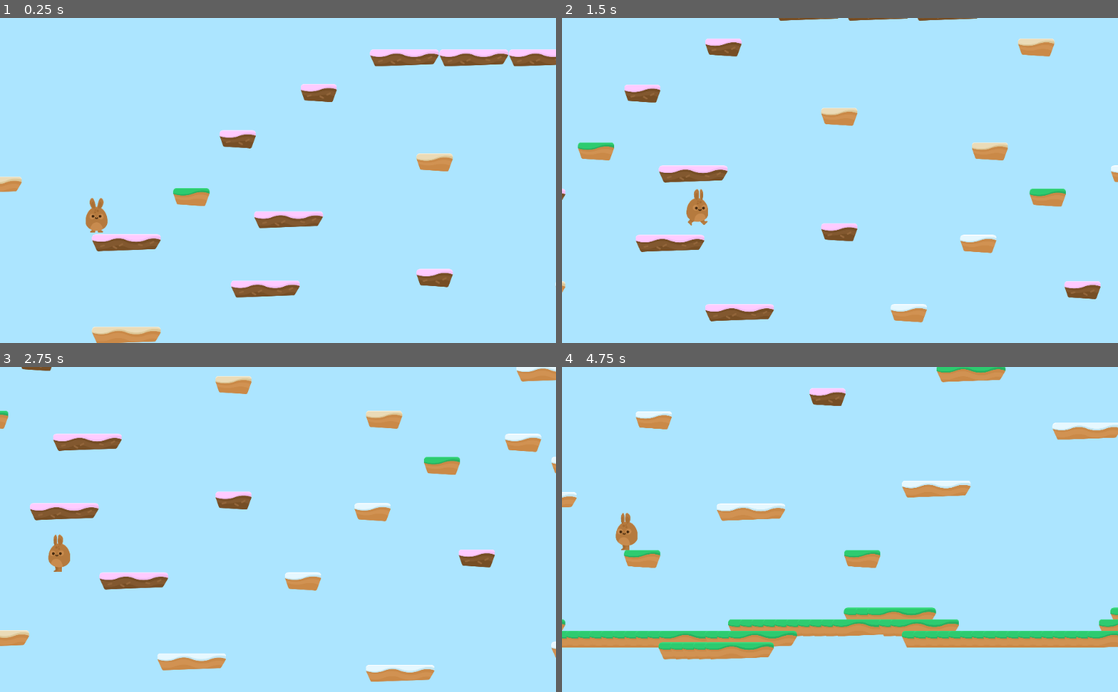
Above: before the commit, frames 1-4 (two rows, left to right).
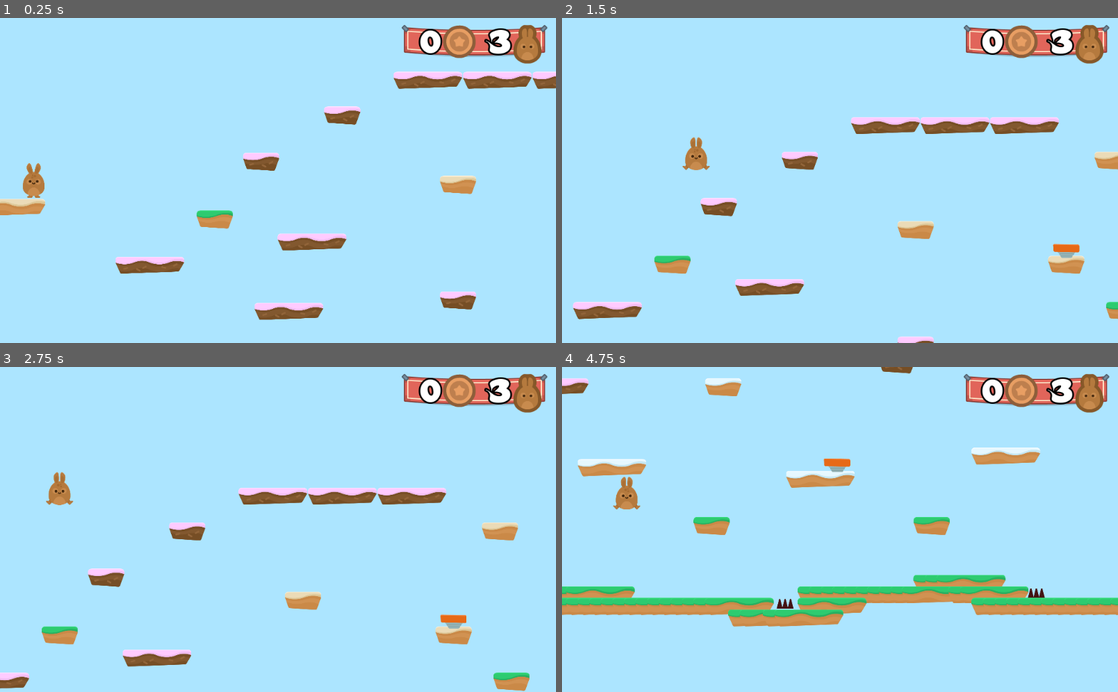
Above: after the commit, the same moments.

Repository: ilonanen/udemy_project_hoppy_days
Game: Godot game, scene res://Levels/Level1.tscn
Two runs of this game, one before a commit and one after it. Both use one fixed random seed, a clock stepped at 60 frames per second and the inputs below.
Inputs:
- Up to frame 1 (0.25 s): no input
- Up to frame 2 (1.5 s): hold W (jump) 0.53-1.28 s; hold D (right) from 0.53 s (still down); tap W (jump) at 1.35 s
- Up to frame 3 (2.75 s): tap W (jump) at 1.52, 1.82 s; release D (right) at 2.03 s; hold A (left) from 2.03 s (still down); hold W (jump) from 2.03 s (still down)
- Up to frame 4 (4.75 s): release A (left) at 2.78 s; release W (jump) at 2.78 s; hold D (right) 2.78-4.28 s; tap W (jump) at 2.85, 3.02, 3.32, 4.35, 4.52 s; hold W (jump) 3.53-4.28 s; hold A (left) from 4.28 s (still down)

The runs differ from the first frame. In frame 1, 13% of the frame differs, in the area x 0-100%, y 2-100%; in frame 2, 13%; in frame 3, 13%; in frame 4, 24%, in the area x 0-100%, y 0-90%.

Commit message:
With user interface

Diff:
--- /dev/null
+++ b/GUI/GUI.gd
@@ -0,0 +1,7 @@
+extends CanvasLayer
+
+func _ready():
+	$Control/TextureRect/HBoxContainer/LifeCount.text = "3"
+
+func update_lives(lives_left):
+	$Control/TextureRect/HBoxContainer/LifeCount.text = str(lives_left)
--- /dev/null
+++ b/GUI/GUI.tscn
@@ -0,0 +1,78 @@
+[gd_scene load_steps=7 format=2]
+
+[ext_resource path="res://GFX/HUD/bannerHanging.png" type="Texture" id=1]
+[ext_resource path="res://GFX/HUD/coin_bronze.png" type="Texture" id=2]
+[ext_resource path="res://GFX/HUD/lifes.png" type="Texture" id=3]
+[ext_resource path="res://Fonts/candles_.ttf" type="DynamicFontData" id=4]
+[ext_resource path="res://GUI/GUI.gd" type="Script" id=5]
+
+[sub_resource type="DynamicFont" id=1]
+size = 60
+outline_size = 3
+outline_color = Color( 0, 0, 0, 1 )
+font_data = ExtResource( 4 )
+
+[node name="GUI" type="CanvasLayer" groups=[
+"GUI",
+]]
+script = ExtResource( 5 )
+
+[node name="Control" type="Control" parent="."]
+anchor_right = 1.0
+anchor_bottom = 1.0
+margin_top = -5.2973
+margin_bottom = -5.2973
+__meta__ = {
+"_edit_use_anchors_": false
+}
+
+[node name="TextureRect" type="TextureRect" parent="Control"]
+anchor_left = 1.0
+anchor_right = 1.0
+margin_left = -284.0
+margin_top = 18.0
+margin_bottom = 59.0
+texture = ExtResource( 1 )
+__meta__ = {
+"_edit_use_anchors_": false
+}
+
+[node name="HBoxContainer" type="HBoxContainer" parent="Control/TextureRect"]
+anchor_right = 1.0
+anchor_bottom = 1.0
+margin_left = 12.0
+margin_right = -27.0
+margin_bottom = -12.0
+alignment = 1
+__meta__ = {
+"_edit_use_anchors_": false
+}
+
+[node name="CoinCount" type="Label" parent="Control/TextureRect/HBoxContainer"]
+margin_right = 60.0
+margin_bottom = 77.0
+size_flags_horizontal = 3
+custom_fonts/font = SubResource( 1 )
+text = "0"
+align = 2
+
+[node name="CoinIcon" type="TextureRect" parent="Control/TextureRect/HBoxContainer"]
+margin_left = 64.0
+margin_right = 124.0
+margin_bottom = 77.0
+texture = ExtResource( 2 )
+
+[node name="LifeCount" type="Label" parent="Control/TextureRect/HBoxContainer"]
+margin_left = 128.0
+margin_right = 189.0
+margin_bottom = 77.0
+size_flags_horizontal = 3
+custom_fonts/font = SubResource( 1 )
+text = "0"
+align = 2
+
+[node name="LifeIcon" type="TextureRect" parent="Control/TextureRect/HBoxContainer"]
+margin_left = 193.0
+margin_right = 245.0
+margin_bottom = 77.0
+texture = ExtResource( 3 )
--- /dev/null
+++ b/Hazards/Hazards.gd
@@ -0,0 +1,6 @@
+extends Area2D
+
+
+func _on_SpikeTop_body_entered(body):
+#	body.hurt()
+	get_tree().call_group("Gamestate", "hurt")
--- /dev/null
+++ b/Hazards/SpikeBottom.tscn
@@ -0,0 +1,12 @@
+[gd_scene load_steps=2 format=2]
+
+[ext_resource path="res://GFX/Environment/spikes_bottom.png" type="Texture" id=1]
+
+[node name="SpikeBottom" type="Area2D"]
+
+[node name="Sprite" type="Sprite" parent="."]
+modulate = Color( 0.356863, 0.0627451, 0.0627451, 1 )
+texture = ExtResource( 1 )
+
+[node name="CollisionPolygon2D" type="CollisionPolygon2D" parent="."]
+polygon = PoolVector2Array( -47.1312, -26.5726, -33.9423, 25.7622, -32.5392, 26.4638, 32.1427, 26.4638, 33.9667, 25.6219, 47.0153, -26.4323 )
--- /dev/null
+++ b/Hazards/SpikeTop.tscn
@@ -0,0 +1,17 @@
+[gd_scene load_steps=3 format=2]
+
+[ext_resource path="res://GFX/Environment/spikes_top.png" type="Texture" id=1]
+[ext_resource path="res://Hazards/Hazards.gd" type="Script" id=2]
+
+[node name="SpikeTop" type="Area2D"]
+modulate = Color( 0.298039, 0.0823529, 0.0823529, 1 )
+collision_layer = 4
+script = ExtResource( 2 )
+
+[node name="Sprite" type="Sprite" parent="."]
+texture = ExtResource( 1 )
+
+[node name="CollisionPolygon2D" type="CollisionPolygon2D" parent="."]
+visible = false
+polygon = PoolVector2Array( -31.5762, -26.6757, -33.728, -25.1964, -46.6196, 25.8404, 47.3278, 26.435, 33.978, -25.0865, 32.7861, -26.5433 )
+[connection signal="body_entered" from="." to="." method="_on_SpikeTop_body_entered"]
--- /dev/null
+++ b/Items/JumpPad.gd
@@ -0,0 +1,8 @@
+extends Area2D
+
+
+
+func _on_JumpPad_body_entered(body):
+	if body.has_method("boost"):
+		$AnimationPlayer.play("Boost")
+		body.boost()
--- /dev/null
+++ b/Items/JumpPad.tscn
@@ -0,0 +1,59 @@
+[gd_scene load_steps=8 format=2]
+
+[ext_resource path="res://GFX/Items/spring_in.png" type="Texture" id=1]
+[ext_resource path="res://GFX/Items/spring.png" type="Texture" id=2]
+[ext_resource path="res://Items/JumpPad.gd" type="Script" id=3]
+[ext_resource path="res://GFX/Items/spring_out.png" type="Texture" id=4]
+
+[sub_resource type="SpriteFrames" id=1]
+animations = [ {
+"frames": [ ExtResource( 2 ), ExtResource( 1 ) ],
+"loop": true,
+"name": "default",
+"speed": 2.0
+}, {
+"frames": [ ExtResource( 1 ), ExtResource( 4 ) ],
+"loop": false,
+"name": "boost",
+"speed": 1.5
+} ]
+
+[sub_resource type="RectangleShape2D" id=2]
+extents = Vector2( 72.8727, 36.6591 )
+
+[sub_resource type="Animation" id=3]
+resource_name = "Boost"
+length = 2.0
+tracks/0/type = "value"
+tracks/0/path = NodePath("AnimatedSprite:animation")
+tracks/0/interp = 1
+tracks/0/loop_wrap = true
+tracks/0/imported = false
+tracks/0/enabled = true
+tracks/0/keys = {
+"times": PoolRealArray( 0, 1.5, 2 ),
+"transitions": PoolRealArray( 1, 1, 1 ),
+"update": 1,
+"values": [ "boost", "boost", "default" ]
+}
+
+[node name="JumpPad" type="Area2D"]
+collision_layer = 8
+script = ExtResource( 3 )
+__meta__ = {
+"_edit_group_": true
+}
+
+[node name="AnimatedSprite" type="AnimatedSprite" parent="."]
+frames = SubResource( 1 )
+frame = 1
+playing = true
+
+[node name="CollisionShape2D" type="CollisionShape2D" parent="."]
+visible = false
+position = Vector2( 1.1892, 0.891907 )
+shape = SubResource( 2 )
+
+[node name="AnimationPlayer" type="AnimationPlayer" parent="."]
+anims/Boost = SubResource( 3 )
+[connection signal="body_entered" from="." to="." method="_on_JumpPad_body_entered"]
--- /dev/null
+++ b/Items/JumpPd.gd
@@ -0,0 +1,6 @@
+extends Area2D
+
+
+
+func _on_JumpPad_body_entered(body):
+	$AnimationPlayer.play("Boost")
--- /dev/null
+++ b/Levels/GameState.gd
@@ -0,0 +1,23 @@
+extends Node2D
+
+var lives = 3
+
+
+func _ready():
+	add_to_group("Gamestate")
+	update_GUI()
+
+
+func hurt():
+	lives -= 1
+	$Player.hurt()
+	update_GUI()
+	if lives < 0:
+		end_game()
+
+
+func update_GUI():
+	get_tree().call_group("GUI", "update_lives", lives)
+
+func end_game():
+	get_tree().change_scene("res://Levels/GameOver.tscn")
--- a/Levels/Level1.tscn
+++ b/Levels/Level1.tscn
@@ -1,16 +1,56 @@
-[gd_scene load_steps=3 format=2]
+[gd_scene load_steps=8 format=2]
 
 [ext_resource path="res://Player/Player.tscn" type="PackedScene" id=1]
 [ext_resource path="res://Levels/TileSet.tres" type="TileSet" id=2]
+[ext_resource path="res://Hazards/SpikeTop.tscn" type="PackedScene" id=3]
+[ext_resource path="res://SFX/Chiptune_Adventures_1.ogg" type="AudioStream" id=4]
+[ext_resource path="res://Items/JumpPad.tscn" type="PackedScene" id=5]
+[ext_resource path="res://Levels/GameState.gd" type="Script" id=6]
+[ext_resource path="res://GUI/GUI.tscn" type="PackedScene" id=7]
 
 [node name="Level1" type="Node2D"]
 position = Vector2( -4.48987, 0 )
+script = ExtResource( 6 )
 
 [node name="Player" parent="." instance=ExtResource( 1 )]
-position = Vector2( 536.952, 106.322 )
+position = Vector2( 60.4904, 91.339 )
+collision_mask = 14
 
 [node name="TileMap" type="TileMap" parent="."]
 tile_set = ExtResource( 2 )
 collision_layer = 2147483650
+occluder_light_mask = 0
 format = 1
-tile_data = PoolIntArray( -524256, 0, 0, -524250, 0, 0, -524 …(2180 unchanged characters)… , 0, 2424873, 2, 0, 2424874, 2, 0, 2424875, 2, 0, 2424876, 2, 0, 2424880, 2, 0, 2424881, 2, 0, 2424882, 2, 0, 2424897, 2, 0, 2424898, 2, 0, 2424899, 2, 0, 2424900, 2, 0, 2424901, 2, 0, 2424902, 2, 0, 2424903, 2, 0, 2424904, 2, 0, 2424905, 2, 0, 2424906, 2, 0, 2424907, 2, 0, 2424908, 2, 0, 2424909, 2, 0, 2424910, 2, 0, 2424911, 2, 0, 2424912, 2, 0, 2424913, 2, 0, 2555901, 2, 0, 2555902, 2, 0, 2555903, 2, 0, 2490368, 2, 0, 2490369, 2, 0, 2490370, 2, 0, 2490373, 2, 0, 2490374, 2, 0, 2490375, 2, 0, 2490376, 2, 0, 2490412, 2, 0, 2490413, 2, 0, 2490414, 2, 0, 2490415, 2, 0, 2490416, 2, 0 )
+tile_data = PoolIntArray( -524256, 0, 0, -524250, 0, 0, -524 …(2180 unchanged characters)… , 0, 2424873, 2, 0, 2424874, 2, 0, 2424882, 2, 0, 2424897, 2, 0, 2424898, 2, 0, 2424899, 2, 0, 2424900, 2, 0, 2424901, 2, 0, 2424902, 2, 0, 2424903, 2, 0, 2424904, 2, 0, 2424905, 2, 0, 2424906, 2, 0, 2424907, 2, 0, 2424908, 2, 0, 2424909, 2, 0, 2424910, 2, 0, 2424911, 2, 0, 2424912, 2, 0, 2424913, 2, 0, 2555901, 2, 0, 2555902, 2, 0, 2555903, 2, 0, 2490368, 2, 0, 2490369, 2, 0, 2490370, 2, 0, 2490373, 2, 0, 2490374, 2, 0, 2490375, 2, 0, 2490376, 2, 0, 2490412, 2, 0, 2490413, 2, 0, 2490415, 2, 0, 2490416, 2, 0 )
+
+[node name="Hazards" type="Node" parent="."]
+
+[node name="SpikeTop" parent="Hazards" instance=ExtResource( 3 )]
+position = Vector2( 3126.66, 2401.25 )
+
+[node name="SpikeTop2" parent="Hazards" instance=ExtResource( 3 )]
+position = Vector2( 4514.67, 2341.83 )
+
+[node name="SpikeTop3" parent="Hazards" instance=ExtResource( 3 )]
+position = Vector2( 7225.72, 2279.6 )
+
+[node name="BGM" type="AudioStreamPlayer" parent="."]
+stream = ExtResource( 4 )
+volume_db = -15.0
+autoplay = true
+
+[node name="JumpPads" type="Node" parent="."]
+
+[node name="JumpPad" parent="JumpPads" instance=ExtResource( 5 )]
+position = Vector2( 3412.95, 1633.72 )
+
+[node name="JumpPad4" parent="JumpPads" instance=ExtResource( 5 )]
+position = Vector2( 3231.99, 229.409 )
+
+[node name="JumpPad2" parent="JumpPads" instance=ExtResource( 5 )]
+position = Vector2( 1412.73, 2279.42 )
+
+[node name="JumpPad3" parent="JumpPads" instance=ExtResource( 5 )]
+position = Vector2( 7010.4, 2210.49 )
+
+[node name="GUI" parent="." instance=ExtResource( 7 )]
--- a/Player/Player.gd
+++ b/Player/Player.gd
@@ -7,6 +7,7 @@
 const UP = Vector2(0, -1)
 const JUMP_SPEED = 3100
 const WORLD_LIMIT = 4000
+const BOOST_MULTIPLIER = 1.75
 
 signal animate
 
@@ -20,7 +21,7 @@
 
 func apply_gravity():
 	if position.y > WORLD_LIMIT:
-		end_game()
+		get_tree().call_group("Gamestate", "end_game")
 	if is_on_floor():
 		motion.y = 0
 	elif is_on_ceiling():
@@ -32,7 +33,7 @@
 func jump():
 	if Input.is_action_pressed("jump") and is_on_floor():
 		motion.y -= JUMP_SPEED
-
+		$JumpSFX.play()
 
 func move():
 	if Input.is_action_pressed("left") and not Input.is_action_pressed("right"):
@@ -47,5 +48,14 @@
 	emit_signal("animate", motion)
 
 
-func end_game():
-	get_tree().change_scene("res://Levels/GameOver.tscn")
+func hurt():
+	position.y -= 1 # to bypass gravity
+	yield(get_tree(), "idle_frame") # to bypass gravity
+	motion.y -= JUMP_SPEED
+	$PainSFX.play()
+
+
+func boost():
+	position.y -= 1 # to bypass gravity
+	yield(get_tree(), "idle_frame") # to bypass gravity
+	motion.y -= JUMP_SPEED * BOOST_MULTIPLIER
--- a/Player/Player.tscn
+++ b/Player/Player.tscn
@@ -6,6 +6,8 @@
 [ext_resource path="res://GFX/Background/bg_layer2.png" type="Texture" id=4]
 [ext_resource path="res://GFX/Background/bg_layer3.png" type="Texture" id=5]
 [ext_resource path="res://GFX/Background/bg_layer4.png" type="Texture" id=6]
+[ext_resource path="res://SFX/pain.ogg" type="AudioStream" id=7]
+[ext_resource path="res://SFX/jump1.ogg" type="AudioStream" id=8]
 
 [sub_resource type="CapsuleShape2D" id=1]
 radius = 60.5
@@ -13,7 +15,7 @@
 
 [node name="Player" type="KinematicBody2D"]
 position = Vector2( 37.1167, 160.315 )
-collision_mask = 2
+collision_mask = 2147483662
 script = ExtResource( 2 )
 __meta__ = {
 "_edit_group_": true
@@ -85,4 +87,11 @@
 __meta__ = {
 "_edit_use_anchors_": false
 }
+
+[node name="JumpSFX" type="AudioStreamPlayer" parent="."]
+stream = ExtResource( 8 )
+volume_db = -10.0
+
+[node name="PainSFX" type="AudioStreamPlayer" parent="."]
+stream = ExtResource( 7 )
 [connection signal="animate" from="." to="PlayerAnimation" method="_on_Player_animate"]
--- a/project.godot
+++ b/project.godot
@@ -42,6 +42,8 @@
 
 2d_physics/layer_1="Player"
 2d_physics/layer_2="Terrain"
+2d_physics/layer_3="Hazards"
+2d_physics/layer_4="Items"
 
 [rendering]
 
Not shown: 1 places in Player/Player.tscn that only renumber resources
Not shown, changed: SFX/jump1.ogg.import
Not shown, changed: SFX/pain.ogg.import
